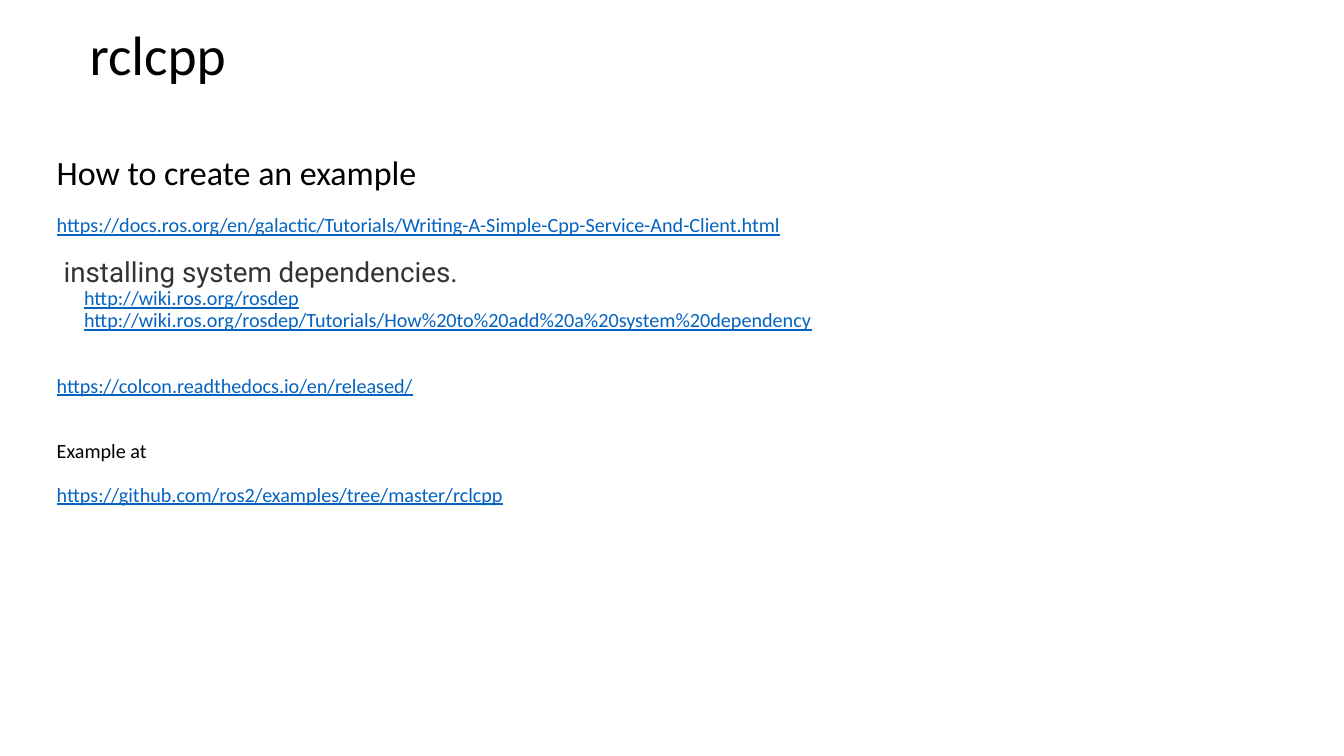
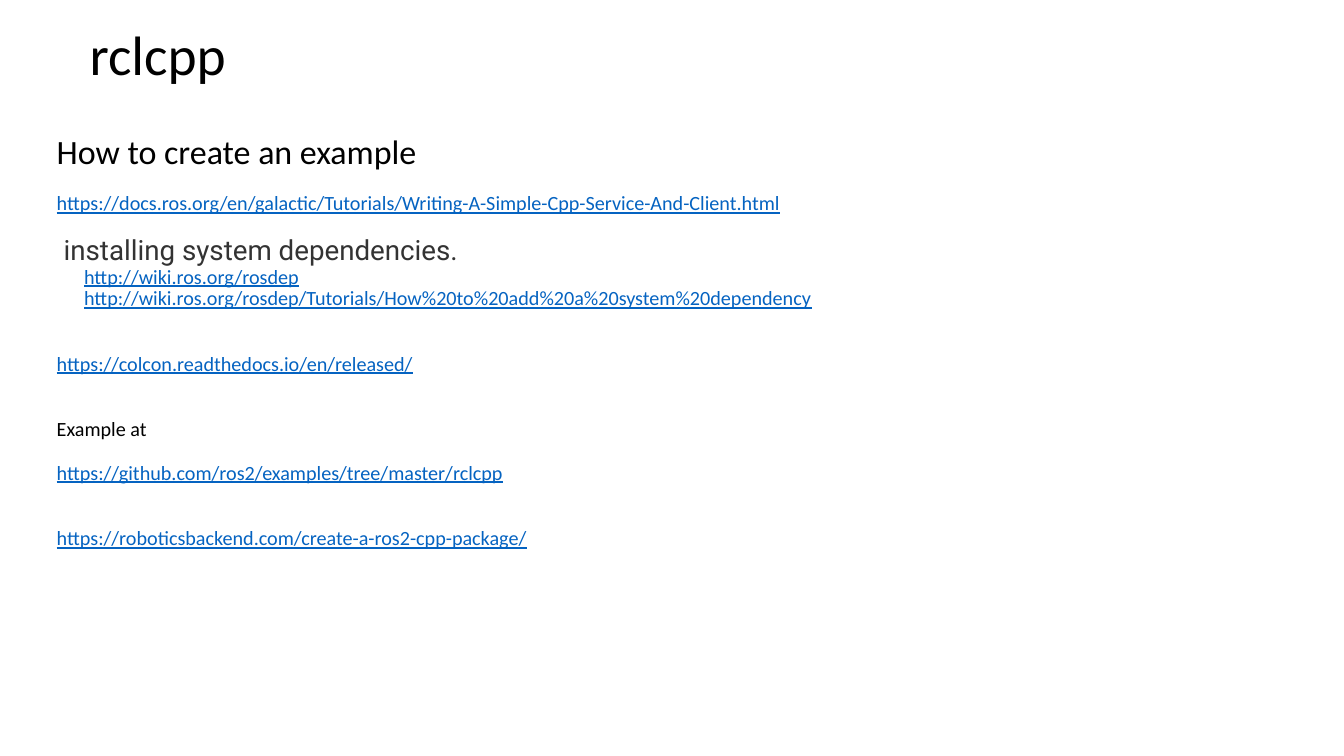
Before and after one commit to letrthong/ros2, a slide deck: slide 8 of ros2.pptx. Drawn at 1344x756 pixels with LibreOffice and Linux fonts; fonts in the diff are those of the drawing. Boxes give left, top, right and bottom in pixels: in the first picture for what was removed or moved away, otherwise in the second. Text is boxed around its words. In the diff, an @@ line names an element or a change of style, - is before the commit and + after.

```diff
--- a/ros2.pptx
+++ b/ros2.pptx
@@ title at bbox=[57, 140, 811, 549]: text changed @@
-How to create an example
-https://docs.ros.org/en/galactic/Tutorials/Writing-A-Simple-Cpp-Service-And-Client.html
-installing system dependencies.
-http://wiki.ros.org/rosdep
-http://wiki.ros.org/rosdep/Tutorials/How%20to%20add%20a%20system%20dependency
-https://colcon.readthedocs.io/en/released/
-Example at
-https://github.com/ros2/examples/tree/master/rclcpp
+How to create an example
+https://docs.ros.org/en/galactic/Tutorials/Writing-A-Simple-Cpp-Service-And-Client.html
+installing system dependencies.
+http://wiki.ros.org/rosdep
+http://wiki.ros.org/rosdep/Tutorials/How%20to%20add%20a%20system%20dependency
+https://colcon.readthedocs.io/en/released/
+Example at
+https://github.com/ros2/examples/tree/master/rclcpp
+https://roboticsbackend.com/create-a-ros2-cpp-package/
```
Also in this commit, not shown: 1 other file.
